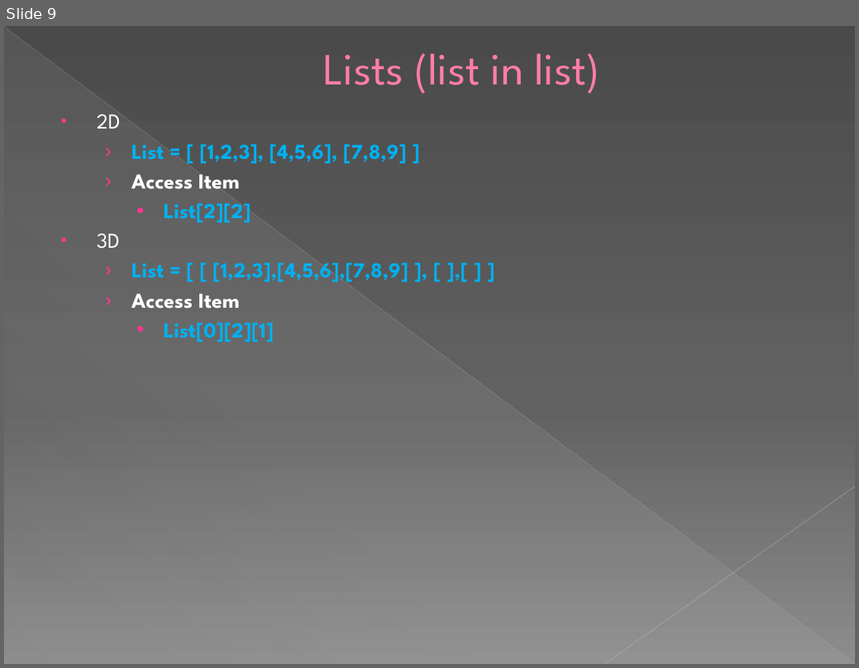
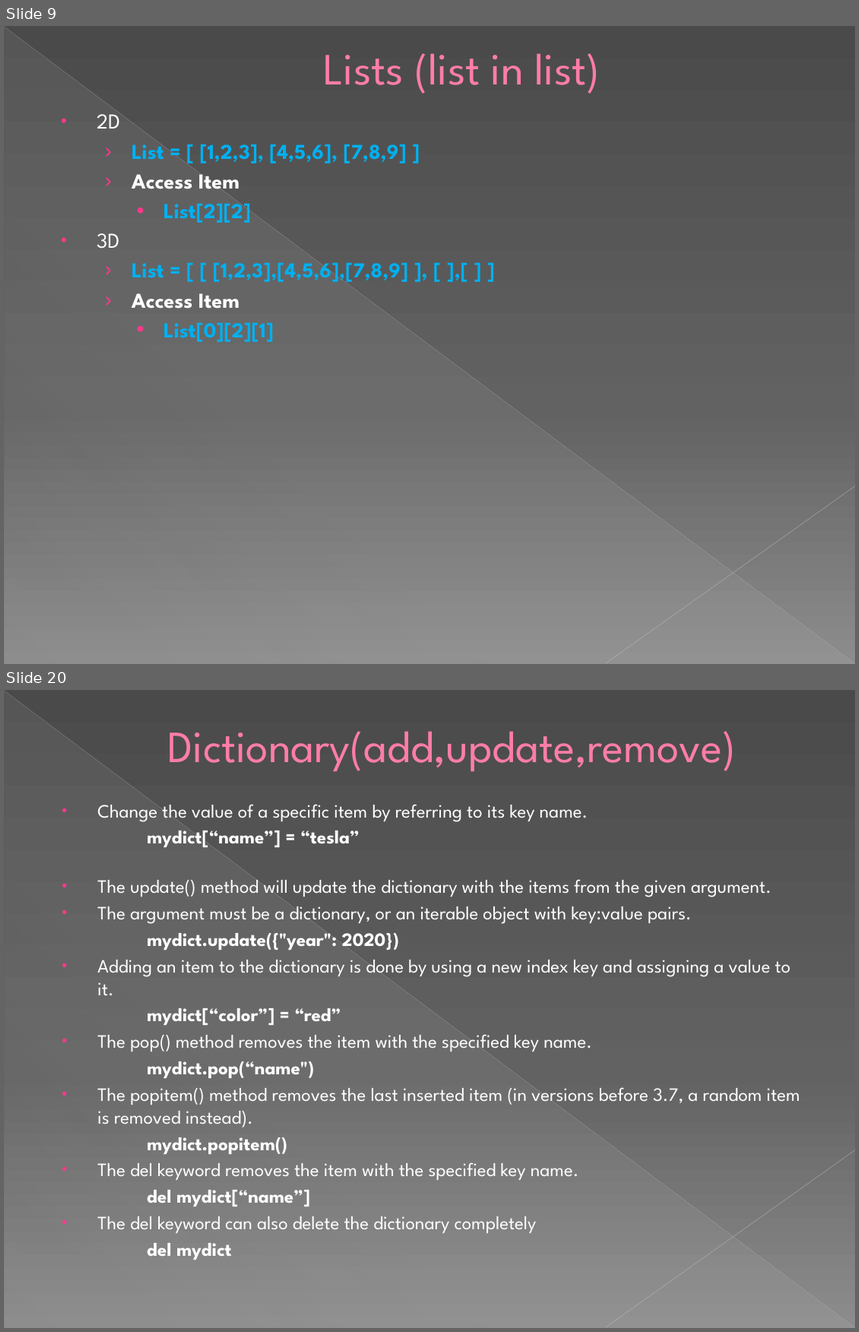
Before and after one commit to AsipiRavi2/pythonforbeginners, a slide deck: module3/Module3.pptx. Shown one above the other, each under a label of ours: slide 9 before the commit, slides 9 and 20 after it; the slides between them are not shown. The pictures are 859x668 and 859x1332 pixels, drawn with LibreOffice and Linux fonts; fonts in the diff are those of the drawing. Boxes give left, top, right and bottom in pixels: in the first picture for what was removed or moved away, otherwise in the second. Text is boxed around its words. In the diff, an @@ line names an element or a change of style, - is before the commit and + after.

```diff
--- a/module3/Module3.pptx
+++ b/module3/Module3.pptx
@@ slide 20 added at <box>4,690,855,1328</box>, background gradient #4A4A4A to #626262 to #8C8C8C; not listed: 3 template elements that a slide beside it also shows @@
@@ title added at <box>168,731,737,772</box>, 37.8 pt, text #FF7DA7 @@
+Dictionary(add,update,remove)
@@ text added at <box>97,804,800,1260</box>, 16 pt, text #FFFFFF @@
+• Change the value of a specific item by referring to its key name.
+mydict[“name”] = “tesla”
+• The update() method will update the dictionary with the items from the given argument.
+• The argument must be a dictionary, or an iterable object with key:value pairs.
+mydict.update({"year": 2020})
+• Adding an item to the dictionary is done by using a new index key and assigning a value to it.
+mydict[“color”] = “red”
+• The pop() method removes the item with the specified key name.
+mydict.pop(“name")
+• The popitem() method removes the last inserted item (in versions before 3.7, a random item is removed instead).
+mydict.popitem()
+• The del keyword removes the item with the specified key name.
+del mydict[“name”]
+• The del keyword can also delete the dictionary completely
+del mydict
```
Also in this commit, not shown: 4 slides changed, 8 other slides added, 2 other files.
